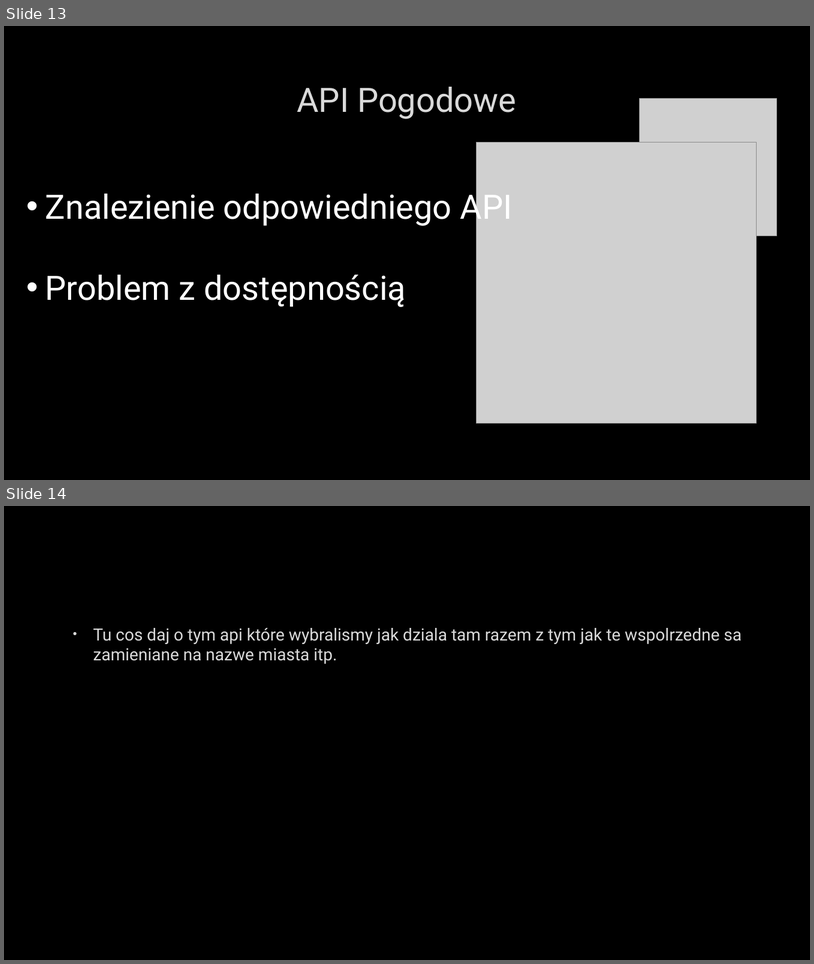
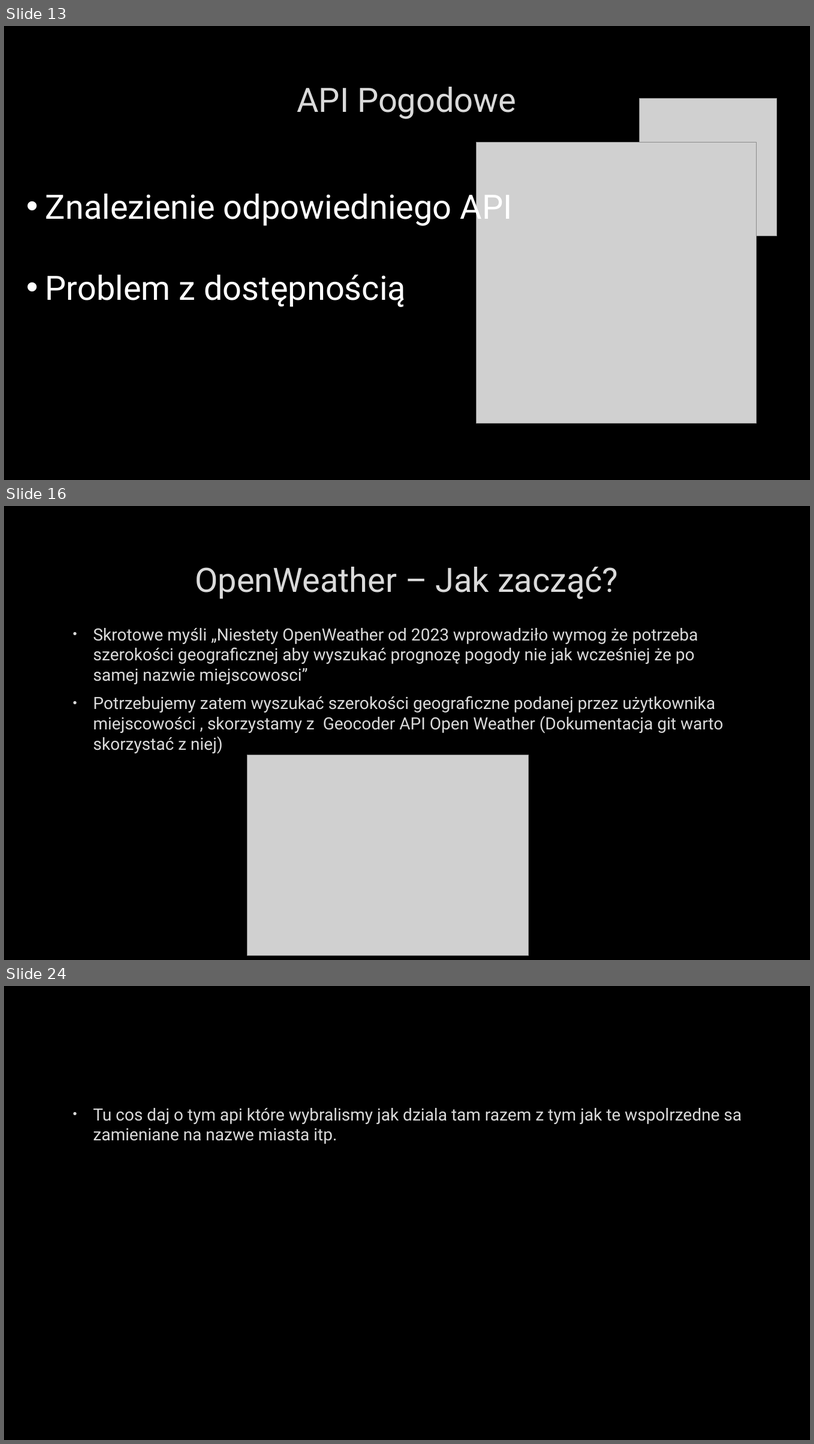
Before and after one commit to Luckownia/WeatherForecastApp, a slide deck: Aplikacja pogodowa na Androida.pptx. Shown one above the other, each under a label of ours: slides 13 and 14 before the commit, slides 13, 16 and 24 after it; the slides between them are not shown. The pictures are 814x964 and 814x1444 pixels, drawn with LibreOffice and Linux fonts; fonts in the diff are those of the drawing; grey boxes stand for pictures; background and template pictures are left out. Boxes give left, top, right and bottom in pixels: in the first picture for what was removed or moved away, otherwise in the second. Text is boxed around its words. In the diff, an @@ line names an element or a change of style, - is before the commit and + after.

```diff
--- a/Aplikacja pogodowa na Androida.pptx
+++ b/Aplikacja pogodowa na Androida.pptx
@@ slide 16 added at (4,506,810,960), background picture (left out) @@
@@ title added at (195,567,618,599), 40 pt, text #DADADA @@
+OpenWeather – Jak zacząć?
@@ text added at (93,628,723,753), 20 pt, text #DADADA @@
+• Skrotowe myśli „Niestety OpenWeather od 2023 wprowadziło wymog że potrzeba szerokości geograficznej aby wyszukać prognozę pogody nie jak wcześniej że po samej nazwie miejscowosci”
+• Potrzebujemy zatem wyszukać szerokości geograficzne podanej przez użytkownika miejscowości , skorzystamy z Geocoder API Open Weather (Dokumentacja git warto skorzystać z niej)
@@ picture added at (247,754,529,955) @@
@@ what was slide 14 is now slide 24 @@
```
Also in this commit, not shown: 9 other slides added.
